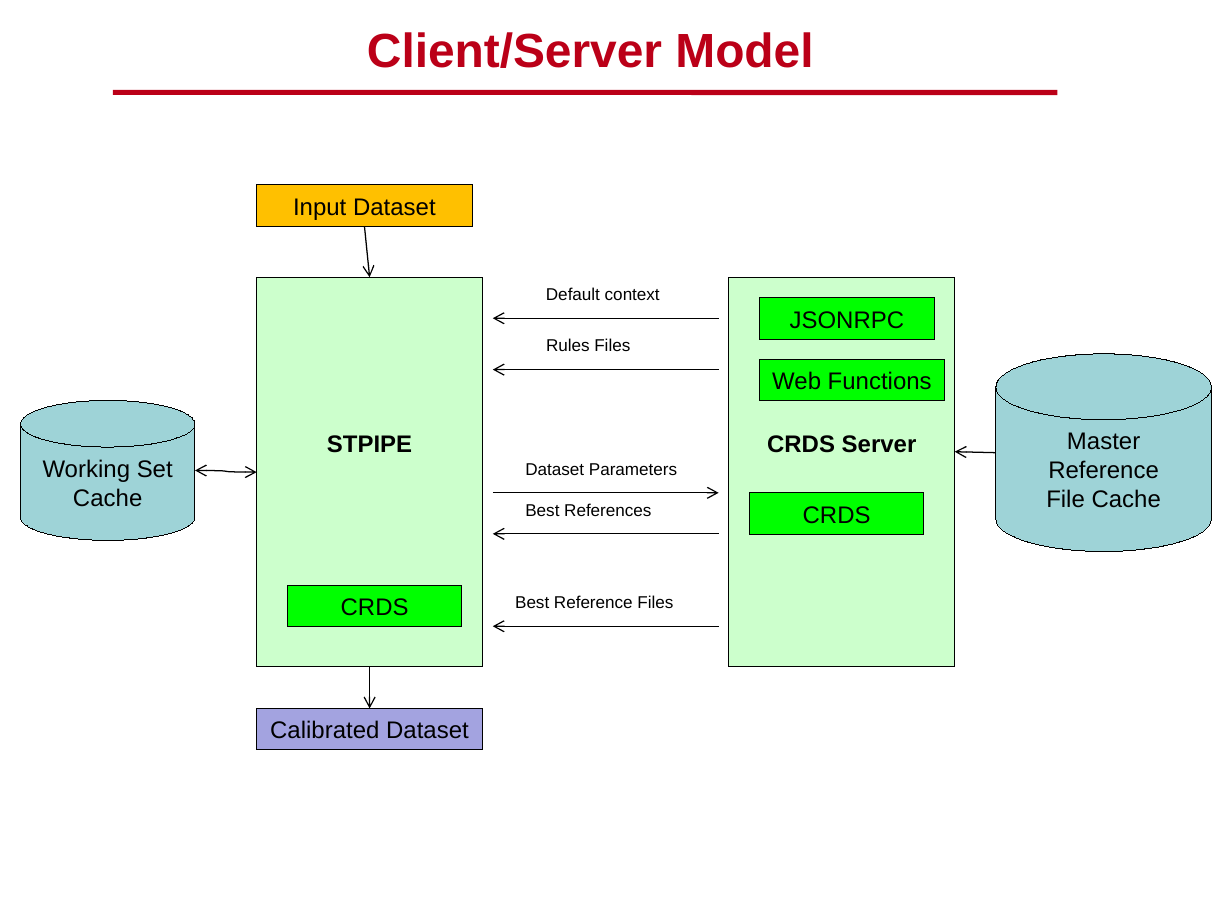
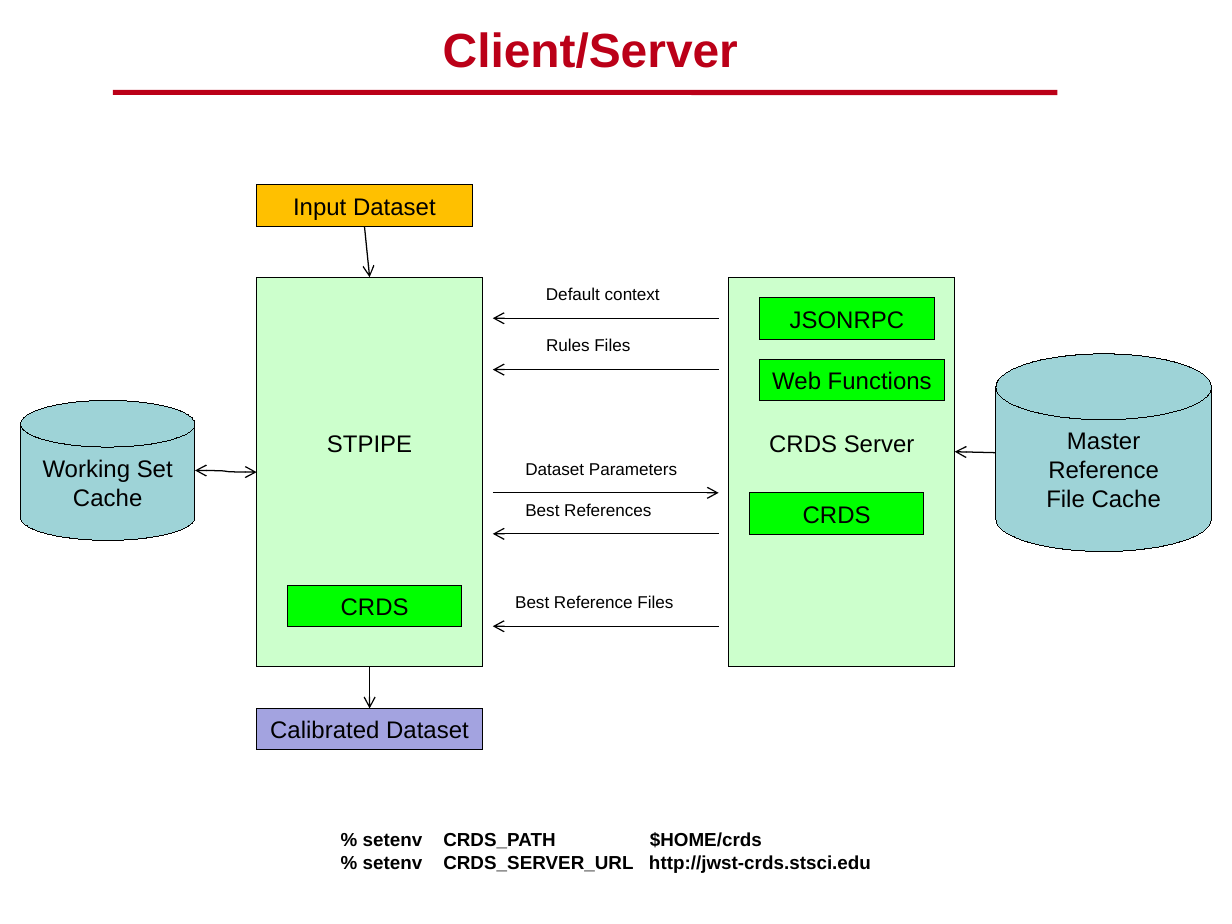
Before and after one commit to spacetelescope/crds, a slide deck: slide 19 of docs/DMS_SDR2_09_CRDS_final.pptx (slide 7 before the commit). Drawn at 1232x924 pixels with LibreOffice and Linux fonts; fonts in the diff are those of the drawing; background and template pictures are left out. Boxes give left, top, right and bottom in pixels: in the first picture for what was removed or moved away, otherwise in the second. Text is boxed around its words. In the diff, an @@ line names an element or a change of style, - is before the commit and + after.

```diff
--- a/docs/DMS_SDR2_09_CRDS_final.pptx
+++ b/docs/DMS_SDR2_09_CRDS_final.pptx
@@ title at (443, 32, 738, 68): text changed @@
-Client/Server Model
+Client/Server
@@ rectangle "CRDS Server" at (729, 277, 955, 667): bold off @@
@@ text added at (363, 832, 871, 873), 11 pt, text #000000, bold @@
+% setenv CRDS_PATH $HOME/crds
+% setenv CRDS_SERVER_URL http://jwst-crds.stsci.edu
```
Also in this commit, not shown: 10 other slides changed, 6 slides added, 5 slides removed.
